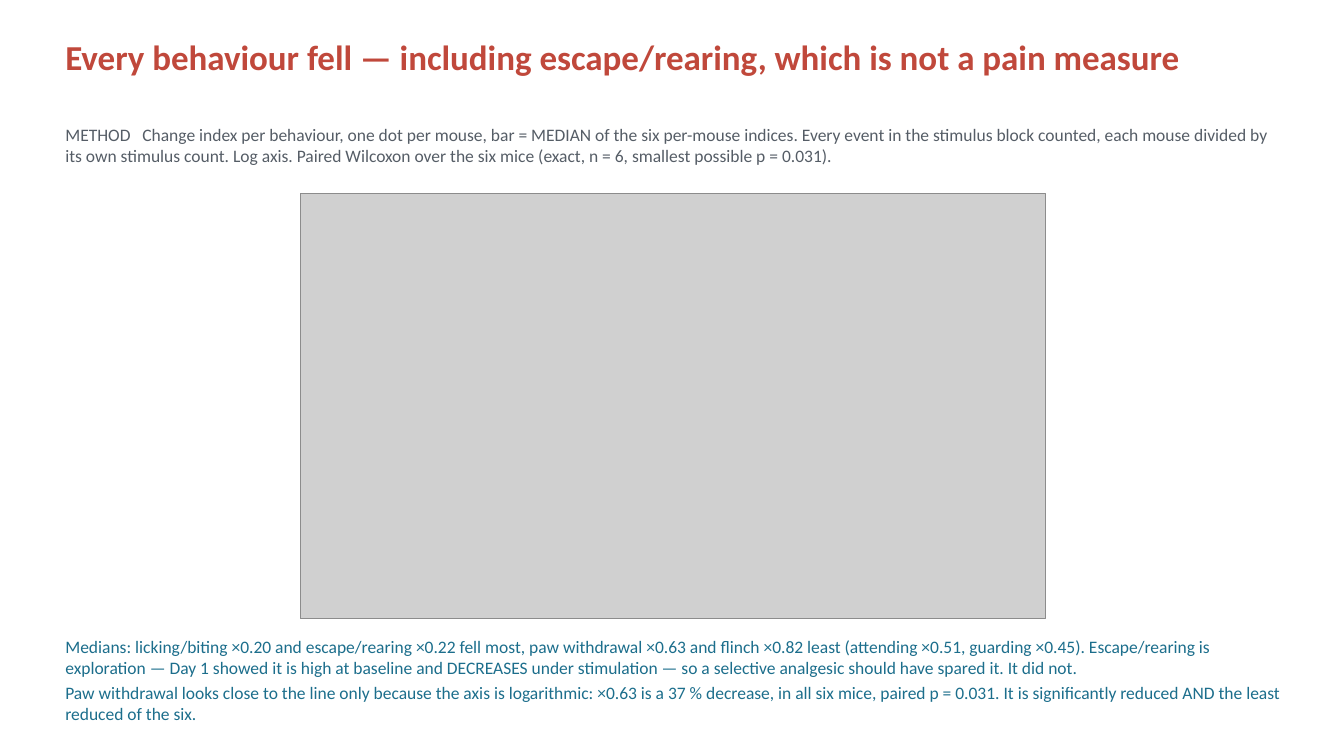
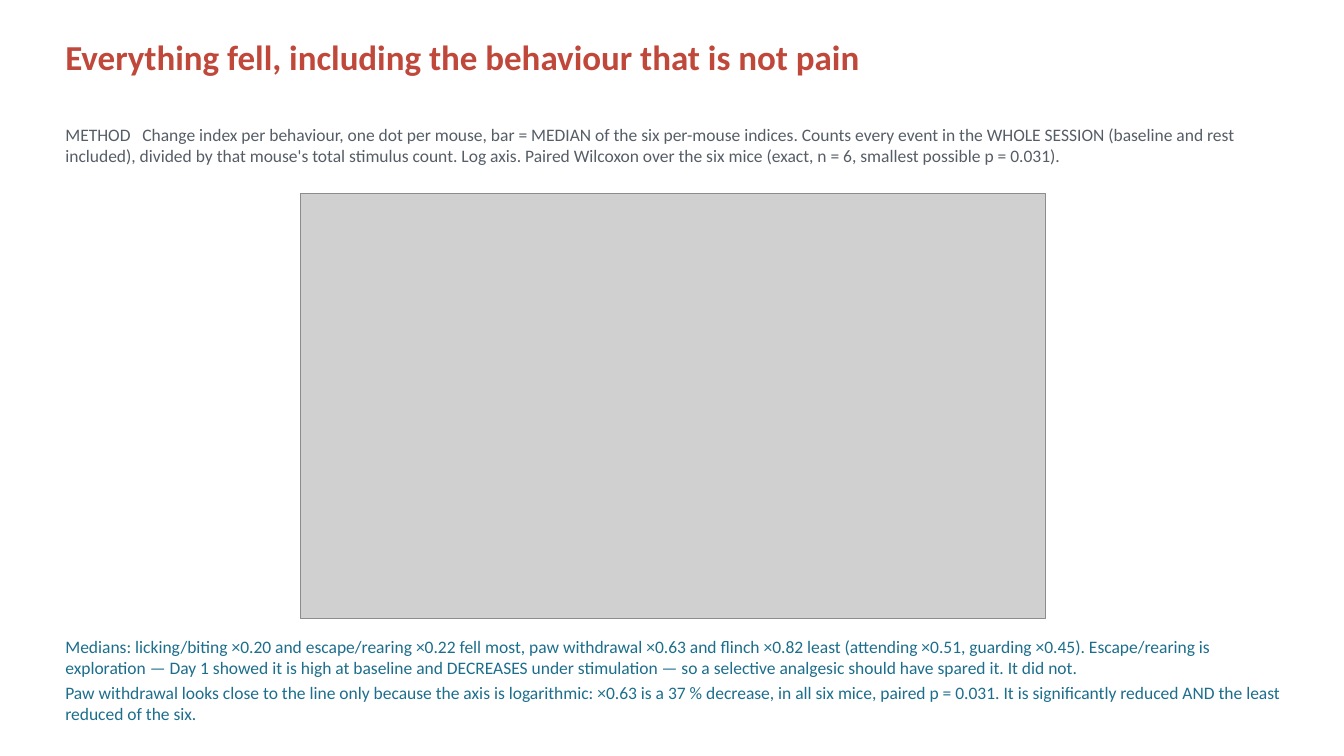
Before and after one commit to limserenahansol/painassay_withdrug, a slide deck: slide 2 of slides/mini1p_SBI553_FINAL_2026-09-03_v2.pptx. Drawn at 1344x756 pixels with LibreOffice and Linux fonts; fonts in the diff are those of the drawing; grey boxes stand for pictures. Boxes give left, top, right and bottom in pixels: in the first picture for what was removed or moved away, otherwise in the second. Text is boxed around its words. In the diff, an @@ line names an element or a change of style, - is before the commit and + after.

```diff
--- a/slides/mini1p_SBI553_FINAL_2026-09-03_v2.pptx
+++ b/slides/mini1p_SBI553_FINAL_2026-09-03_v2.pptx
@@ text at box(65, 45, 859, 76): text changed @@
-Every behaviour fell — including escape/rearing, which is not a pain measure
+Everything fell, including the behaviour that is not pain
@@ text at box(65, 128, 1234, 165): text changed @@
-METHOD Change index per behaviour, one dot per mouse, bar = MEDIAN of the six per-mouse indices. Every event in the stimulus block counted, each mouse divided by its own stimulus count. Log axis. Paired Wilcoxon over the six mice (exact, n = 6, smallest possible p = 0.031).
+METHOD Change index per behaviour, one dot per mouse, bar = MEDIAN of the six per-mouse indices. Counts every event in the WHOLE SESSION (baseline and rest included), divided by that mouse's total stimulus count. Log axis. Paired Wilcoxon over the six mice (exact, n = 6, smallest possible p = 0.031).
```
Also in this commit, not shown: 4 other slides changed, 2 other files.
